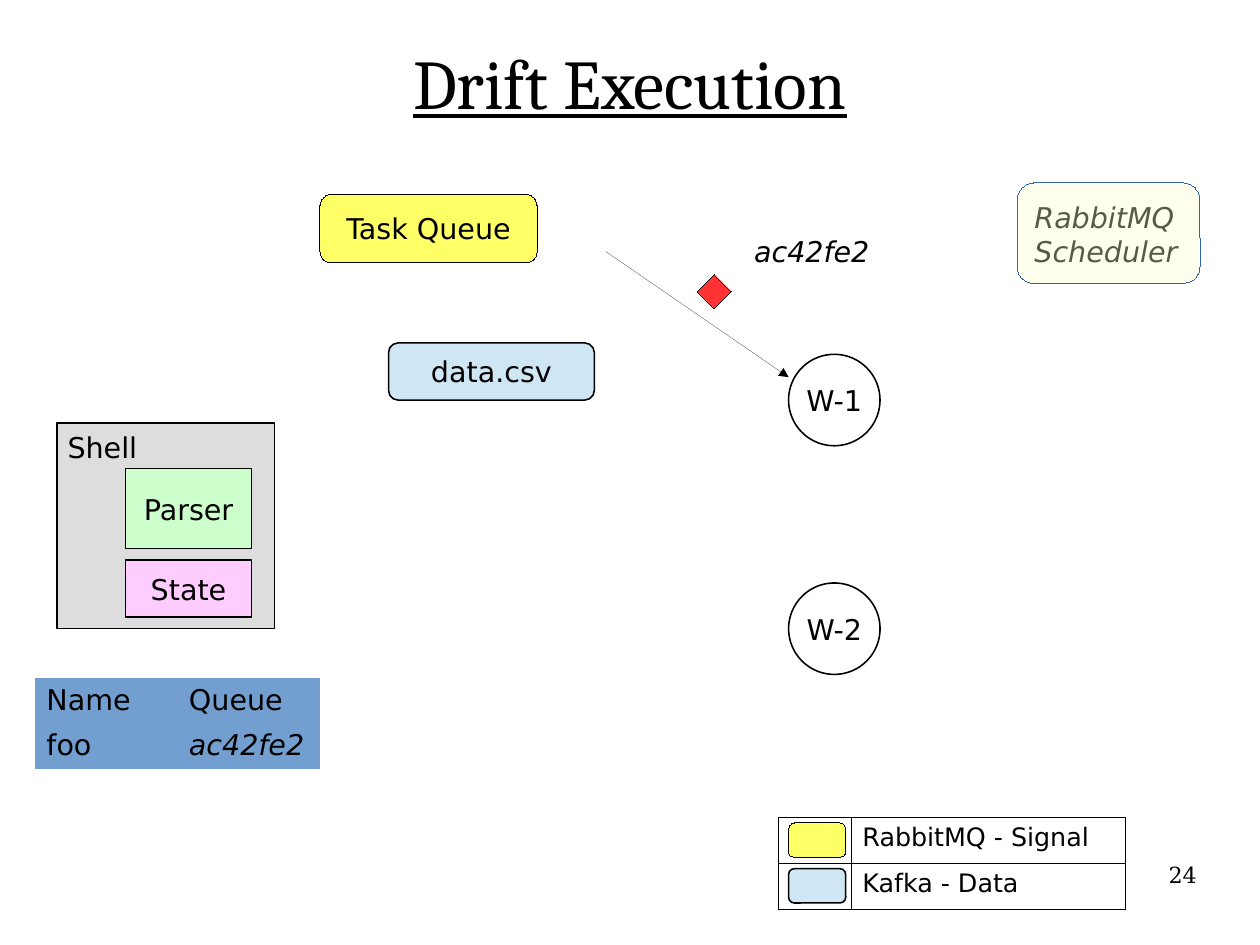
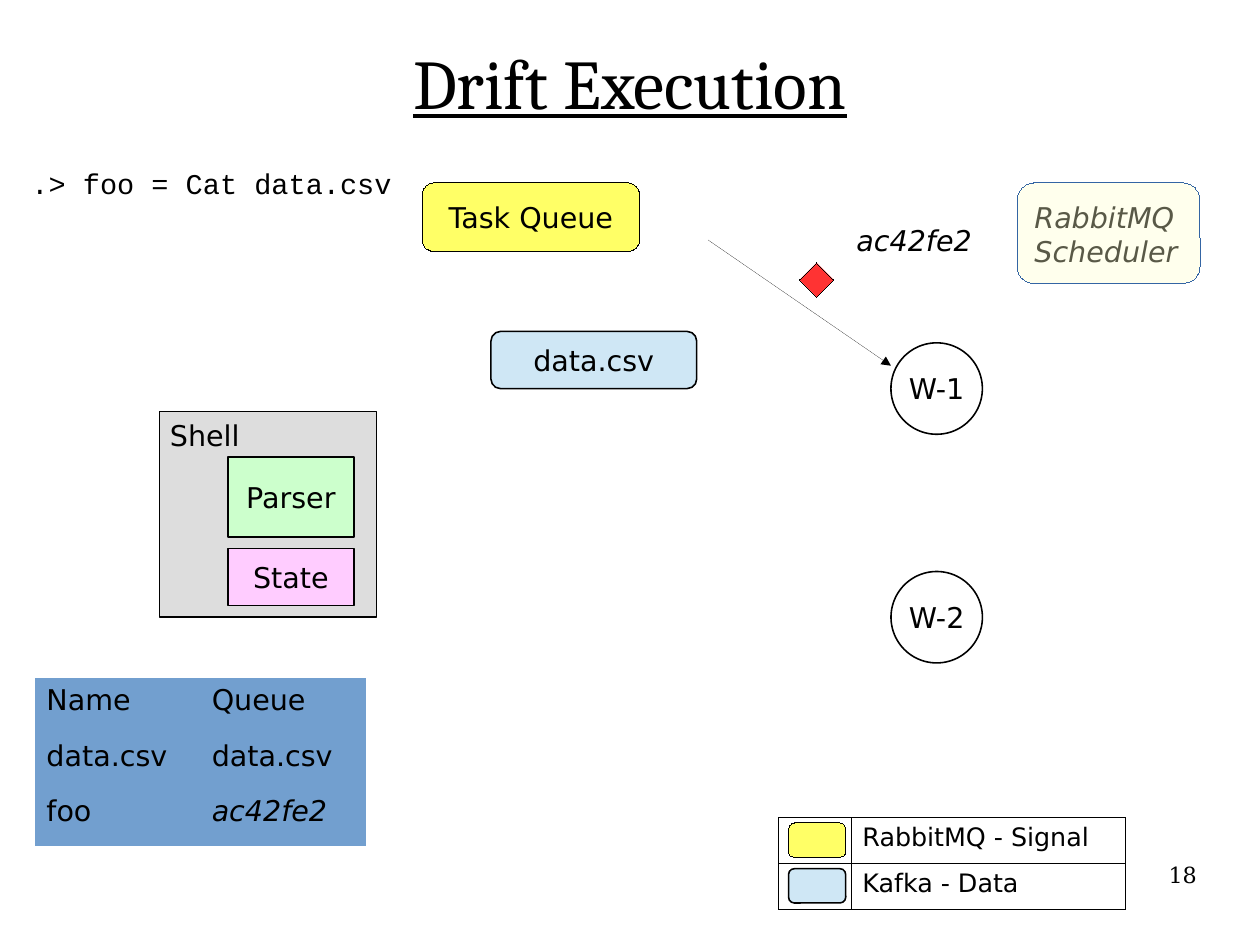
Before and after one commit to flange/drift-dev, a slide deck: slide 18 of presentation/hottopix/ht2.odp (slide 24 before the commit). Drawn at 1260x945 pixels with LibreOffice and Linux fonts; fonts in the diff are those of the drawing. Boxes give left, top, right and bottom in pixels: in the first picture for what was removed or moved away, otherwise in the second. Text is boxed around its words. In the diff, an @@ line names an element or a change of style, - is before the commit and + after.

```diff
--- a/presentation/hottopix/ht2.odp
+++ b/presentation/hottopix/ht2.odp
@@ text added at (83,173,391,195), 18 pt, text #000000 @@
+.> foo = Cat data.csv
@@ 3 rectangles, 2 ellipses, 2 texts, 2 rounded rectangles, 1 diamond, 1 arrow: place and size @@
-3 rectangles, 2 ellipses, 2 texts, 2 rounded rectangles, 1 diamond, 1 arrow at (57,194,880,675)
+3 rectangles, 2 ellipses, 2 texts, 2 rounded rectangles, 1 diamond, 1 arrow at (160,183,983,663)
@@ table at (35,678,367,846) @@
+row 2: data.csv | data.csv
@@ table: place and size @@
-table at (35,678,321,768)
+table at (35,678,367,846)
@@ page number at (1169,866,1197,884): text changed @@
-24
+18
```
Also in this commit, not shown: 26 other slides changed, 6 slides added, 1 other file.
